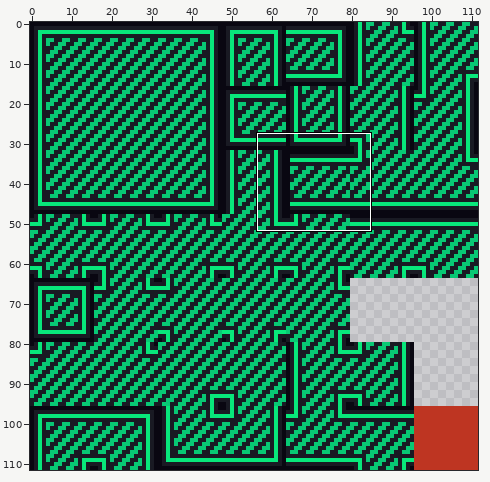
File history of a sprite sheet, res/Block_A.png. Above: a wide view before the commit, with the close-up outlined.
Close-up. Earlier state:
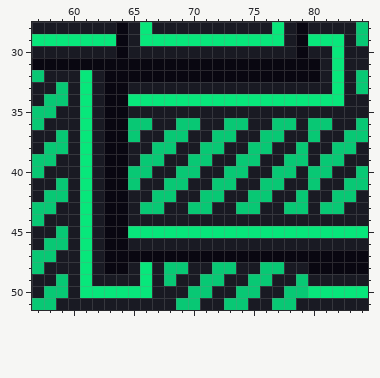
The file is 112x112 pixels. Shown: x 57..84, y 28..51.
Once edited:
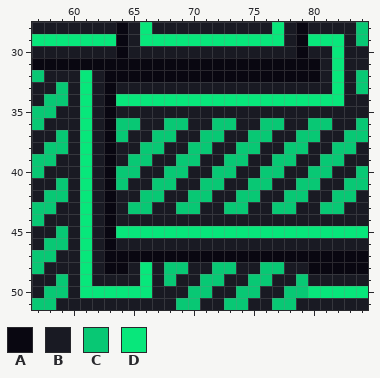
Palette (. is transparent): A #090711  B #191a23  C #08c874  D #08e77b
The exact change:
@@ x 57..84 @@
 32 CBBBDBAAAAAAAAAAAAAAAAAABDBC
-33 BBCBDBAABBBBBBBBBBBBBBBBBDBC
-34 BCCBDBAADDDDDDDDDDDDDDDDDDBB
-35 CCBBDBAABBBBBBBBBBBBBBBBBBBB
-36 CBBBDBAACCBBCCBBCCBBCCBCCBBC
-37 BBCBDBAACBBCCBBCCBBCCBBCBBCC
-38 BCCBDBAABBCCBBCCBBCCBBCBBCCB
-39 CCBBDBAABCCBBCCBBCCBBCCBCCBB
-40 CBBBDBAACCBBCCBBCCBBCCBCCBBC
-41 BBCBDBAACBBCCBBCCBBCCBBCBBCC
-42 BCCBDBAABBCCBBCCBBCCBBCBBCCB
-43 CCBBDBAABCCBBCCBBCCBBCCBCCBB
-44 CBBBDBAABBBBBBBBBBBBBBBBBBBB
-45 BBCBDBAADDDDDDDDDDDDDDDDDDDD
-46 BCCBDBAABBBBBBBBBBBBBBBBBBBB
+33 BBCBDBABBBBBBBBBBBBBBBBBBDBC
+34 BCCBDBADDDDDDDDDDDDDDDDDDDBB
+35 CCBBDBABBBBBBBBBBBBBBBBBBBBB
+36 CBBBDBACCBBCCBBCCBBCCBBCCBBC
+37 BBCBDBACBBCCBBCCBBCCBBCCBBCC
+38 BCCBDBABBCCBBCCBBCCBBCCBBCCB
+39 CCBBDBABCCBBCCBBCCBBCCBBCCBB
+40 CBBBDBACCBBCCBBCCBBCCBBCCBBC
+41 BBCBDBACBBCCBBCCBBCCBBCCBBCC
+42 BCCBDBABBCCBBCCBBCCBBCCBBCCB
+43 CCBBDBABCCBBCCBBCCBBCCBBCCBB
+44 CBBBDBABBBBBBBBBBBBBBBBBBBBB
+45 BBCBDBADDDDDDDDDDDDDDDDDDDDD
+46 BCCBDBABBBBBBBBBBBBBBBBBBBBB
 47 CCBBDBAAAAAAAAAAAAAAAAAAAAAA
